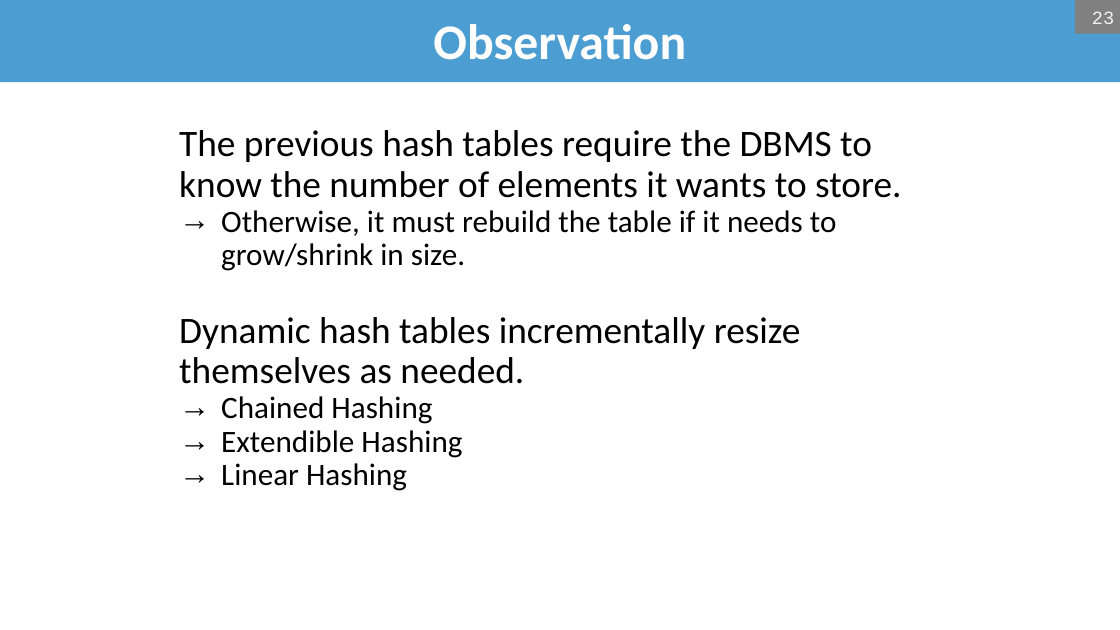
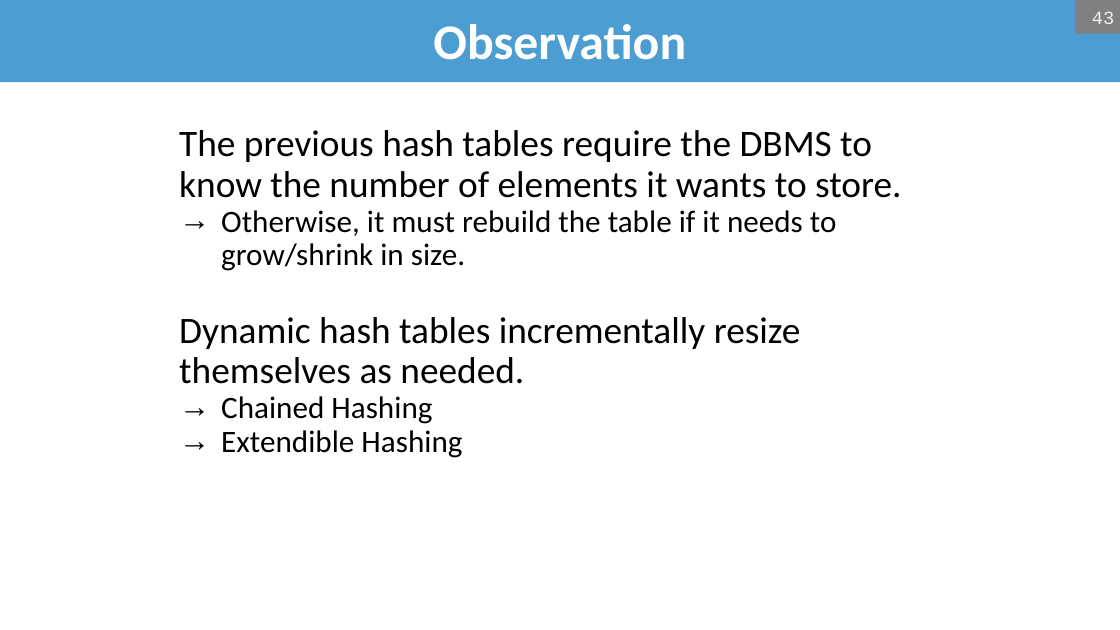
Before and after one commit to bsb20/bsb20.github.io, a slide deck: slide 43 of docs/421_f26/lectures/L09_hash_tables.pptx (slide 23 before the commit). Drawn at 1120x630 pixels with LibreOffice and Linux fonts; fonts in the diff are those of the drawing; background and template pictures are left out. Boxes give left, top, right and bottom in pixels: in the first picture for what was removed or moved away, otherwise in the second. Text is boxed around its words. In the diff, an @@ line names an element or a change of style, - is before the commit and + after.

```diff
--- a/docs/421_f26/lectures/L09_hash_tables.pptx
+++ b/docs/421_f26/lectures/L09_hash_tables.pptx
@@ page number at bbox=[1092, 11, 1114, 24]: text changed @@
-23
+43
@@ text at bbox=[221, 463, 407, 491]: paragraph removed @@
-  → Linear Hashing
```
Also in this commit, not shown: 18 other slides changed, 21 slides added, 1 other file.
